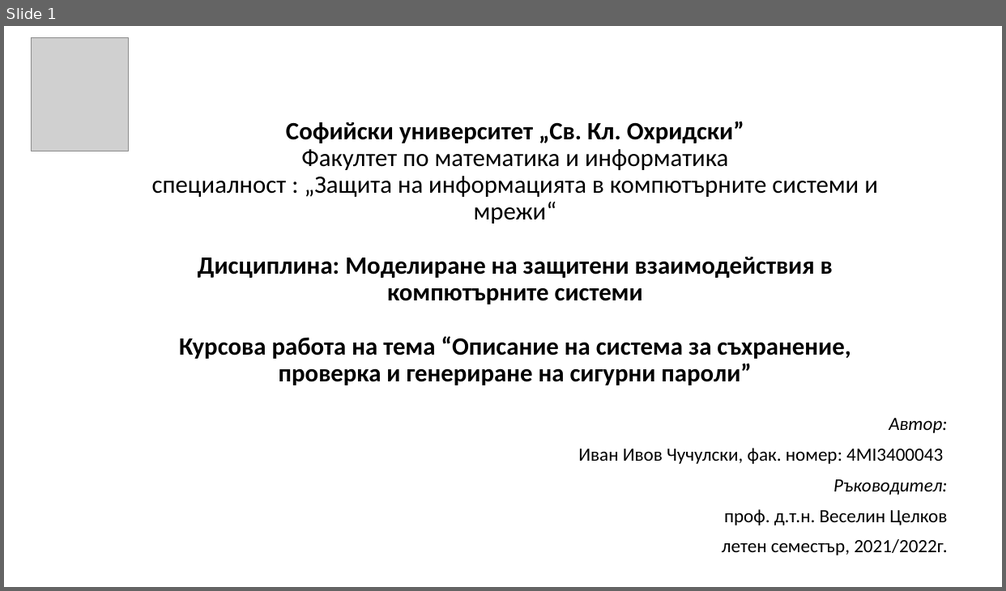
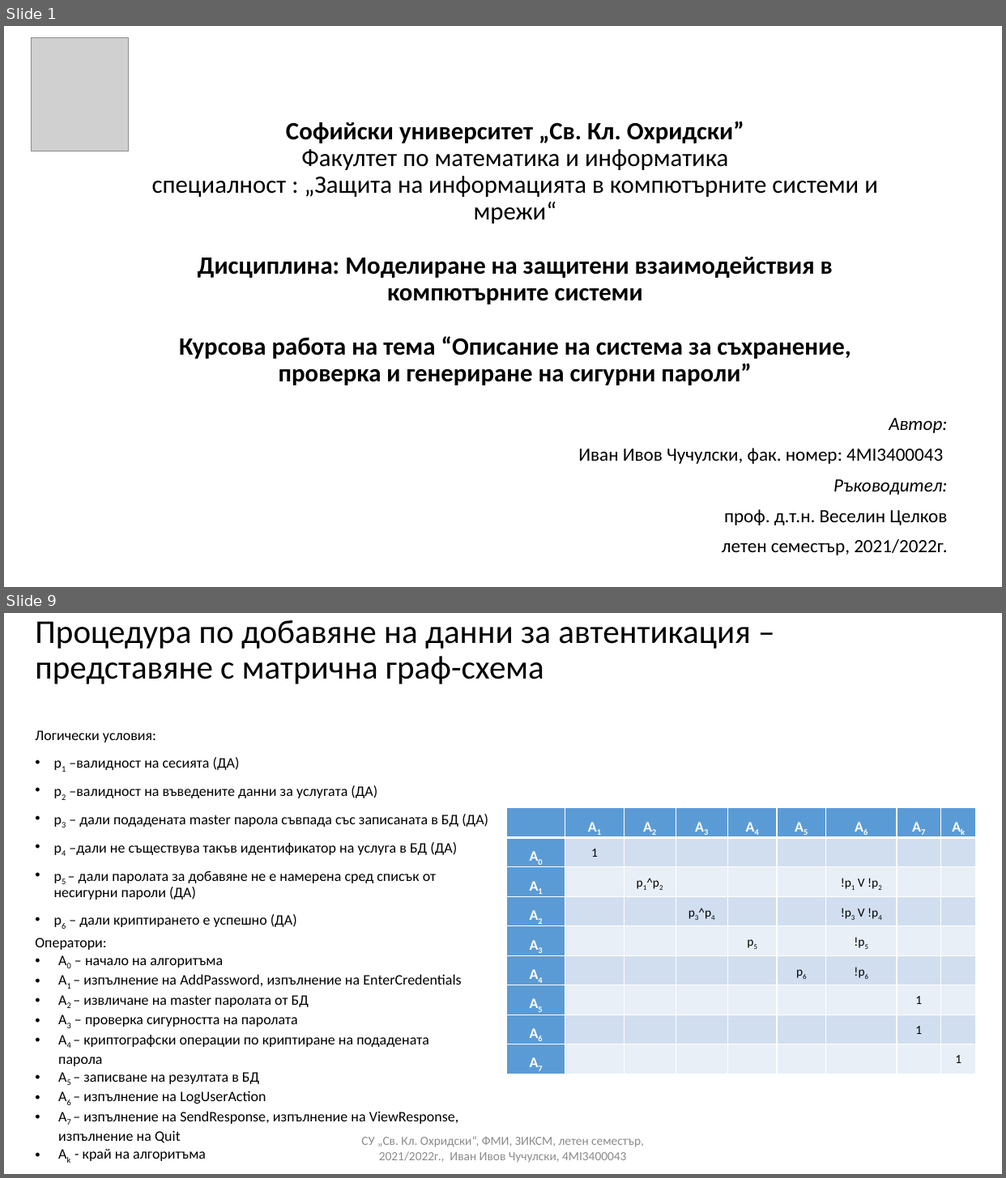
Before and after one commit to ivanchuchulski/secure-interactions-modeling, a slide deck: secure-interactions-modeling-project-Ivan-Chuchulski-4MI3400043.pptx. Shown one above the other, each under a label of ours: slide 1 before the commit, slides 1 and 9 after it; the slides between them are not shown. The pictures are 1006x591 and 1006x1178 pixels, drawn with LibreOffice and Linux fonts; fonts in the diff are those of the drawing; grey boxes stand for pictures. Boxes give left, top, right and bottom in pixels: in the first picture for what was removed or moved away, otherwise in the second. Text is boxed around its words. In the diff, an @@ line names an element or a change of style, - is before the commit and + after.

```diff
--- a/secure-interactions-modeling-project-Ivan-Chuchulski-4MI3400043.pptx
+++ b/secure-interactions-modeling-project-Ivan-Chuchulski-4MI3400043.pptx
@@ slide 9 added at box(4, 613, 1002, 1174), background #FFFFFF @@
@@ title added at box(35, 620, 750, 684), 32 pt, text #000000 @@
+Процедура по добавяне на данни за автентикация – представяне с матрична граф-схема
@@ text added at box(35, 730, 488, 927), 14 pt, text #000000 @@
+Логически условия:
+• p1 –валидност на сесията (ДА)
+• p2 –валидност на въведените данни за услугата (ДА)
+• p3 – дали подадената master парола съвпада със записаната в БД (ДА)
+• p4 –дали не съществува такъв идентификатор на услуга в БД (ДА)
+• p5 – дали паролата за добавяне не е намерена сред списък от несигурни пароли (ДА)
+• p6 – дали криптирането е успешно (ДА)
@@ table added at box(506, 808, 977, 1078), 9 rows, 9 columns @@
+ | A1 | A2 | A3 | A4 | A5 | A6 | A7 | Ak
+A0 | 1 |  |  |  |  |  |  | 
+A1 |  | p1^p2 |  |  |  | !p1 V !p2 |  | 
+A2 |  |  | p3^p4 |  |  | !p3 V !p4 |  | 
+A3 |  |  |  | p5 |  | !p5 |  | 
+A4 |  |  |  |  | p6 | !p6 |  | 
+A5 |  |  |  |  |  |  | 1 | 
+A6 |  |  |  |  |  |  | 1 | 
+A7 |  |  |  |  |  |  |  | 1
@@ text added at box(35, 938, 461, 1161), 14 pt, text #000000 @@
+Оператори:
+• A0 – начало на алгоритъма
+• A1 – изпълнение на AddPassword, изпълнение на EnterCredentials
+• A2 – извличане на master паролата от БД
+• A3 – проверка сигурността на паролата
+• A4 – криптографски операции по криптиране на подадената парола
+• A5 – записване на резултата в БД
+• A6 – изпълнение на LogUserAction
+• A7 – изпълнение на SendResponse, изпълнение на ViewResponse, изпълнение на Quit
+• Ak - край на алгоритъма
@@ text added at box(361, 1136, 644, 1163), 12 pt, text #8C8C8C @@
+СУ „Св. Кл. Охридски“, ФМИ, ЗИКСМ, летен семестър, 2021/2022г., Иван Ивов Чучулски, 4MI3400043
```
Also in this commit, not shown: 2 slides changed, 15 other slides added, 1 other file.
